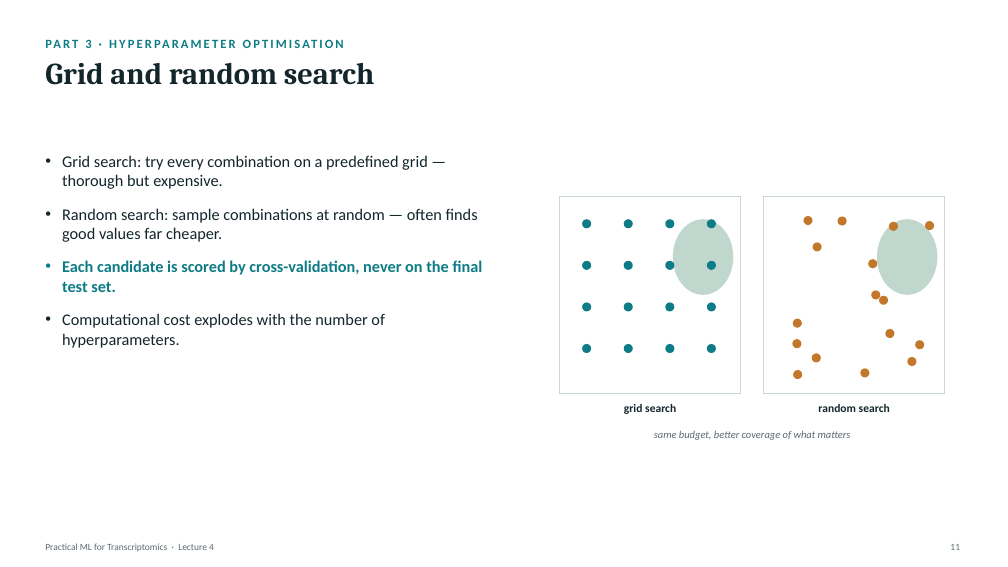
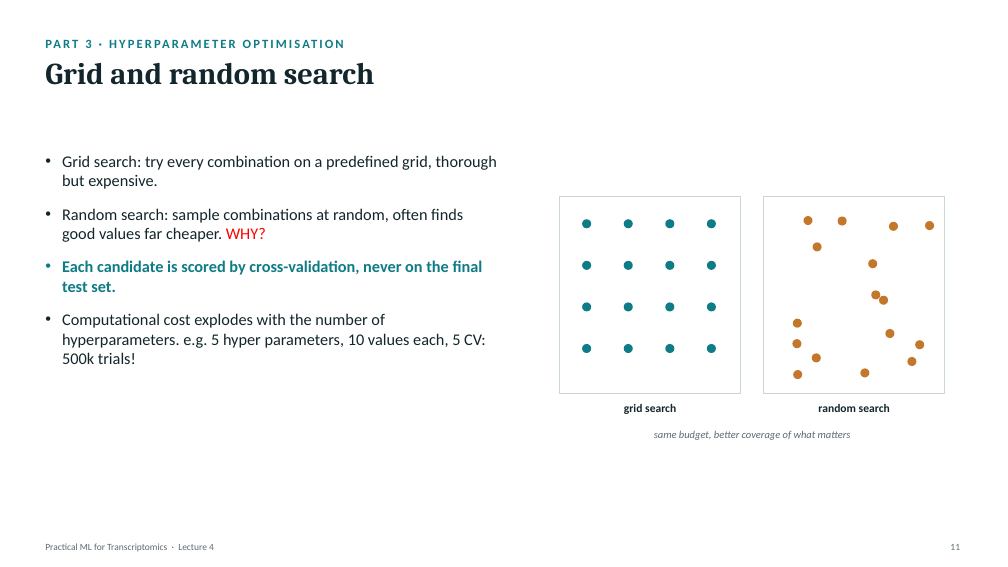
Before and after one commit to zhanyinx/ml26, a slide deck: slide 11 of lessons/lesson04_model_validation/theory/slides/Lecture4 - Model Improvement, Validation, and Interpretation.pptx. Drawn at 1008x567 pixels with LibreOffice and Linux fonts; fonts in the diff are those of the drawing. Boxes give left, top, right and bottom in pixels: in the first picture for what was removed or moved away, otherwise in the second. Text is boxed around its words. In the diff, an @@ line names an element or a change of style, - is before the commit and + after.

```diff
--- a/lessons/lesson04_model_validation/theory/slides/Lecture4 - Model Improvement, Validation, and Interpretation.pptx
+++ b/lessons/lesson04_model_validation/theory/slides/Lecture4 - Model Improvement, Validation, and Interpretation.pptx
@@ text at <box>62,155,497,242</box>: text changed @@
-• Grid search: try every combination on a predefined grid — thorough but expensive.
-• Random search: sample combinations at random — often finds good values far cheaper.
+• Grid search: try every combination on a predefined grid, thorough but expensive.
+• Random search: sample combinations at random, often finds good values far cheaper. WHY?
@@ ellipse removed at <box>673,219,734,295</box> @@
@@ ellipse removed at <box>877,219,938,295</box> @@
@@ text at <box>62,313,486,364</box>: text changed @@
-• Computational cost explodes with the number of hyperparameters.
+• Computational cost explodes with the number of hyperparameters. e.g. 5 hyper parameters, 10 values each, 5 CV: 500k trials!
```
Also in this commit, not shown: 18 other slides changed, 4 slides added, 4 slides removed.
